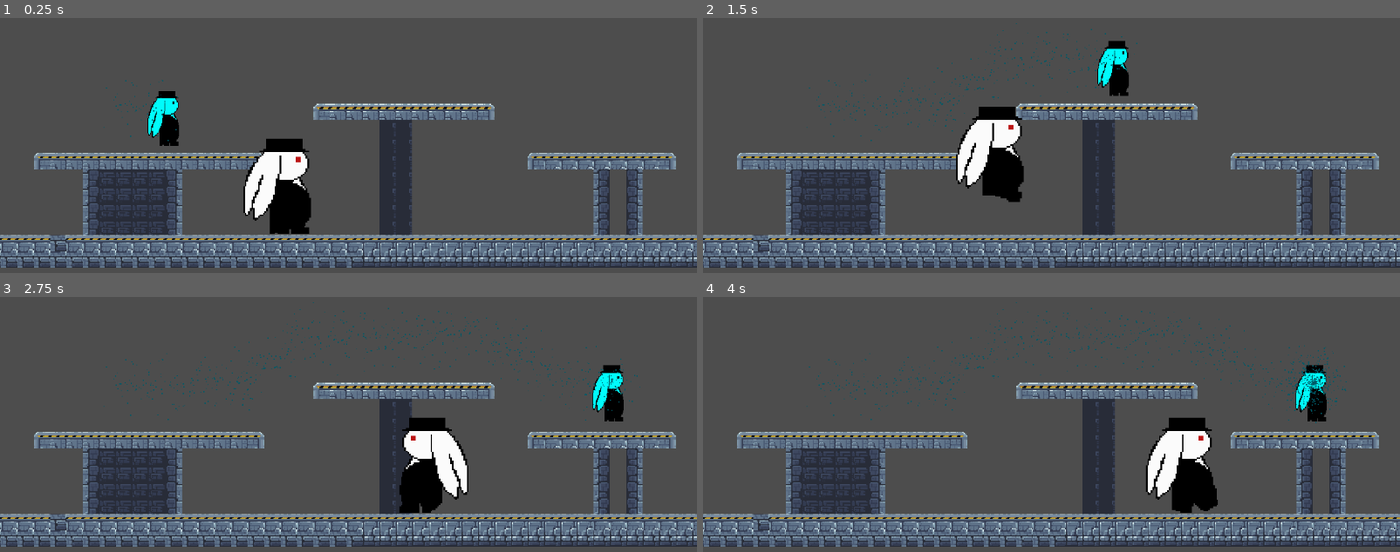
Above: before the commit, frames 1-4 (two rows, left to right).
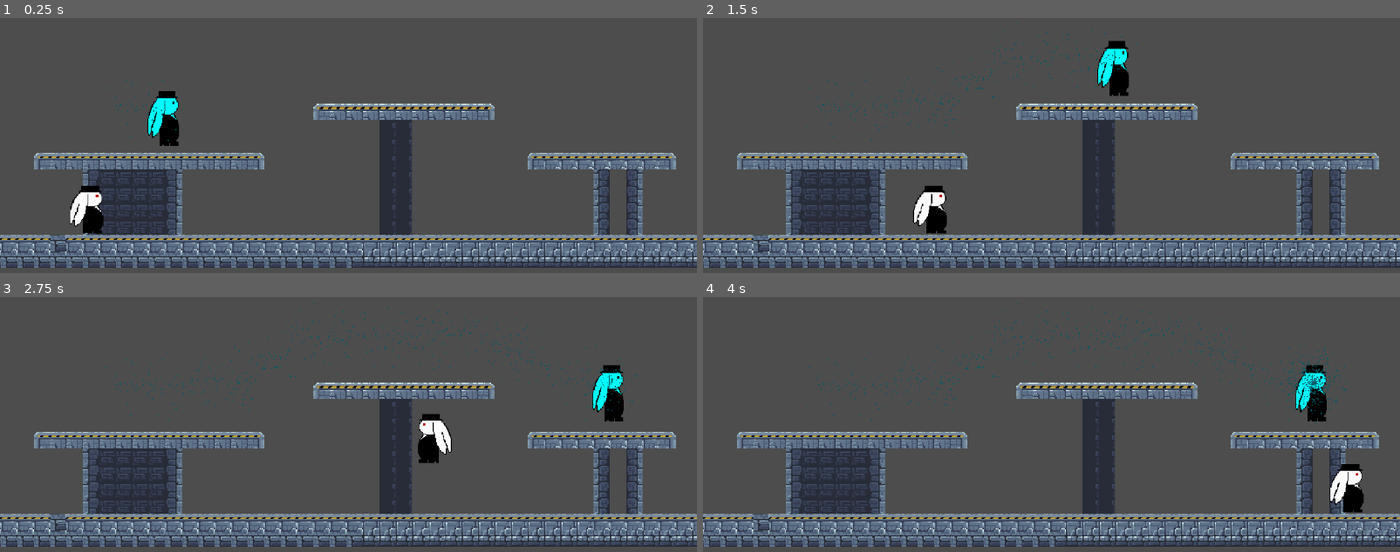
Above: after the commit, the same moments.

Repository: yddolem/CazuelaGaming
Game: Godot game, scene res://scenes/levels/escena_salto.tscn
Two runs of this game, one before a commit and one after it. Both use one fixed random seed, a clock stepped at 60 frames per second and the inputs below. This scene is started directly instead of the project's main scene. The engine's default icon, where the game draws it, is replaced by a stand-in: a white triangle on a blue panel in a dark square.
Inputs:
- Up to frame 1 (0.25 s): no input
- Up to frame 2 (1.5 s): tap Enter (ui_accept) at 0.5 s; hold D (move_right) from 0.53 s (still down); tap Space (jump) at 0.6, 0.77, 1.07 s; tap C at 1.35 s
- Up to frame 3 (2.75 s): tap Space (jump) at 1.52, 1.55, 1.82, 2.1 s; release D (move_right) at 2.03 s; hold A (move_left) from 2.03 s (still down)
- Up to frame 4 (4 s): release A (move_left) at 2.78 s; hold D (move_right) from 2.78 s (still down); tap C at 2.85 s; tap Space (jump) at 3.02, 3.05, 3.32, 3.6, 3.77 s

The runs differ from the first frame. In frame 1, 3.5% of the frame differs, in the area x 10-45%, y 47-85%; in frame 2, 3.4%; in frame 3, 2.6%; in frame 4, 3.5%, in the area x 63-95%, y 47-85%.

Commit message:
Fixed some boundary problems.

Diff:
--- a/cazuela gaming/player.gd
+++ b/cazuela gaming/player.gd
@@ -59,6 +59,7 @@
 		else:
 			velocity.x = move_toward(velocity.x, 0, SPEED)
 
+	move_and_slide()
 	# estados actuales
 	if is_on_floor() and not just_jumping:
 		airborne = false
@@ -68,7 +69,7 @@
 
 	# cambio de estado, parte 1: dejó de hacer algo
 	if was_standing and not standing: # si dejó de estar quieto
-		(current_movement as MovementStorage.Standing).position = global_position
+		(current_movement as MovementStorage.Standing).final_position = global_position
 		movement_storage.append(current_movement)
 	elif (was_walking_left and not walking_left) or \
 			(was_walking_right and not walking_right): # si dejó de moverse en una dirección
@@ -92,4 +93,3 @@
 		current_movement = MovementStorage.Walking.new(global_position)
 	if max_height_reached: # si estaba subiendo y comenzó a bajar
 		(current_movement as MovementStorage.Jumping).max_height_position = global_position
-	move_and_slide()
--- a/cazuela gaming/scenes/actors/mecanica_2.0/movement_storage.gd
+++ b/cazuela gaming/scenes/actors/mecanica_2.0/movement_storage.gd
@@ -8,9 +8,9 @@
 
 ## Clase para almacenar cuanto tiempo estuvo quieto el jugador
 class Standing extends MovementStorage:
-	var position : Vector2:
+	var final_position : Vector2:
 		set(value):
-			position = value
+			final_position = value
 			duration = (Time.get_ticks_msec() - _start_timestamp) / 1000.0
 	var _start_timestamp : int
 	var duration : float = 0.0
--- a/cazuela gaming/scenes/actors/player.tscn
+++ b/cazuela gaming/scenes/actors/player.tscn
@@ -187,24 +187,35 @@
 [sub_resource type="AnimationNodeAnimation" id="AnimationNodeAnimation_hh2r1"]
 animation = &"jump"
 
-[sub_resource type="AnimationNodeAnimation" id="AnimationNodeAnimation_5wb8a"]
+[sub_resource type="AnimationNodeAnimation" id="AnimationNodeAnimation_amq43"]
 animation = &"run"
+
+[sub_resource type="AnimationNodeTimeScale" id="AnimationNodeTimeScale_0dcfa"]
+
+[sub_resource type="AnimationNodeBlendTree" id="AnimationNodeBlendTree_i2ifv"]
+graph_offset = Vector2(-377.399, 121.92)
+nodes/Animation/node = SubResource("AnimationNodeAnimation_amq43")
+nodes/Animation/position = Vector2(25.9082, 241.925)
+nodes/TimeScale/node = SubResource("AnimationNodeTimeScale_0dcfa")
+nodes/TimeScale/position = Vector2(266.667, 240)
+nodes/output/position = Vector2(480, 240)
+node_connections = [&"output", 0, &"TimeScale", &"TimeScale", 0, &"Animation"]
 
 [sub_resource type="AnimationNodeStateMachineTransition" id="AnimationNodeStateMachineTransition_ehn26"]
 advance_mode = 2
 
-[sub_resource type="AnimationNodeStateMachineTransition" id="AnimationNodeStateMachineTransition_8dcgi"]
-
-[sub_resource type="AnimationNodeStateMachineTransition" id="AnimationNodeStateMachineTransition_ilxvu"]
-
 [sub_resource type="AnimationNodeStateMachineTransition" id="AnimationNodeStateMachineTransition_d23ra"]
-
-[sub_resource type="AnimationNodeStateMachineTransition" id="AnimationNodeStateMachineTransition_p6ic4"]
 
 [sub_resource type="AnimationNodeStateMachineTransition" id="AnimationNodeStateMachineTransition_7etla"]
 switch_mode = 2
 
-[sub_resource type="AnimationNodeStateMachineTransition" id="AnimationNodeStateMachineTransition_7j5jg"]
+[sub_resource type="AnimationNodeStateMachineTransition" id="AnimationNodeStateMachineTransition_nakvo"]
+
+[sub_resource type="AnimationNodeStateMachineTransition" id="AnimationNodeStateMachineTransition_1114g"]
+
+[sub_resource type="AnimationNodeStateMachineTransition" id="AnimationNodeStateMachineTransition_u3mhy"]
+
+[sub_resource type="AnimationNodeStateMachineTransition" id="AnimationNodeStateMachineTransition_eix6c"]
 
 [sub_resource type="AnimationNodeStateMachine" id="AnimationNodeStateMachine_cpuqs"]
 states/Start/position = Vector2(200, 65)
@@ -212,12 +223,14 @@
 states/idle/position = Vector2(407, 19)
 states/jump/node = SubResource("AnimationNodeAnimation_hh2r1")
 states/jump/position = Vector2(515, 141)
-states/run/node = SubResource("AnimationNodeAnimation_5wb8a")
-states/run/position = Vector2(573, 19)
-transitions = ["Start", "idle", SubResource("AnimationNodeStateMachineTransition_ehn26"), "idle", "run", SubResource("AnimationNodeStateMachineTransition_8dcgi"), "run", "idle", SubResource("AnimationNodeStateMachineTransition_ilxvu"), "idle", "jump", SubResource("AnimationNodeStateMachineTransition_d23ra"), "run", "jump", SubResource("AnimationNodeStateMachineTransition_p6ic4"), "jump", "idle", SubResource("AnimationNodeStateMachineTransition_7etla"), "jump", "run", SubResource("AnimationNodeStateMachineTransition_7j5jg")]
-graph_offset = Vector2(98, 2)
+states/run/node = SubResource("AnimationNodeBlendTree_i2ifv")
+states/run/position = Vector2(567.333, 17.5556)
+transitions = ["Start", "idle", SubResource("AnimationNodeStateMachineTransition_ehn26"), "idle", "jump", SubResource("AnimationNodeStateMachineTransition_d23ra"), "jump", "idle", SubResource("AnimationNodeStateMachineTransition_7etla"), "idle", "run", SubResource("AnimationNodeStateMachineTransition_nakvo"), "run", "idle", SubResource("AnimationNodeStateMachineTransition_1114g"), "run", "jump", SubResource("AnimationNodeStateMachineTransition_u3mhy"), "jump", "run", SubResource("AnimationNodeStateMachineTransition_eix6c")]
+graph_offset = Vector2(98, -12)
 
 [sub_resource type="AnimationNodeStateMachinePlayback" id="AnimationNodeStateMachinePlayback_cdlqk"]
+
+[sub_resource type="AnimationNodeStateMachinePlayback" id="AnimationNodeStateMachinePlayback_aeg08"]
 
 [node name="Player" type="CharacterBody2D"]
 script = ExtResource("1_77fg2")
@@ -236,6 +249,7 @@
 debug_color = Color(0, 0.6, 0.701961, 0.419608)
 
 [node name="AnimationPlayer" type="AnimationPlayer" parent="."]
+speed_scale = 64.0
 libraries = {
 "": SubResource("AnimationLibrary_olk7j")
 }
@@ -244,6 +258,13 @@
 tree_root = SubResource("AnimationNodeStateMachine_cpuqs")
 anim_player = NodePath("../AnimationPlayer")
 parameters/playback = SubResource("AnimationNodeStateMachinePlayback_cdlqk")
+parameters/run/TimeScale/scale = 2.0
+
+[node name="AnimationTree2" type="AnimationTree" parent="."]
+tree_root = SubResource("AnimationNodeStateMachine_cpuqs")
+anim_player = NodePath("../AnimationPlayer")
+parameters/playback = SubResource("AnimationNodeStateMachinePlayback_aeg08")
+parameters/run/TimeScale/scale = 2.0
 
 [node name="Area2D" type="Area2D" parent="."]
 
--- a/cazuela gaming/scenes/levels/escena_salto.tscn
+++ b/cazuela gaming/scenes/levels/escena_salto.tscn
@@ -924,8 +924,7 @@
 shape = SubResource("RectangleShape2D_vmwdq")
 
 [node name="Player" parent="." instance=ExtResource("2_d8lvb")]
-position = Vector2(-293, -99)
-scale = Vector2(2, 2)
+position = Vector2(-297, -93)
 
 [node name="TileMap" type="TileMap" parent="."]
 position = Vector2(0, 1)
Not shown: 1 places in cazuela gaming/scenes/actors/player.tscn that only renumber resources
